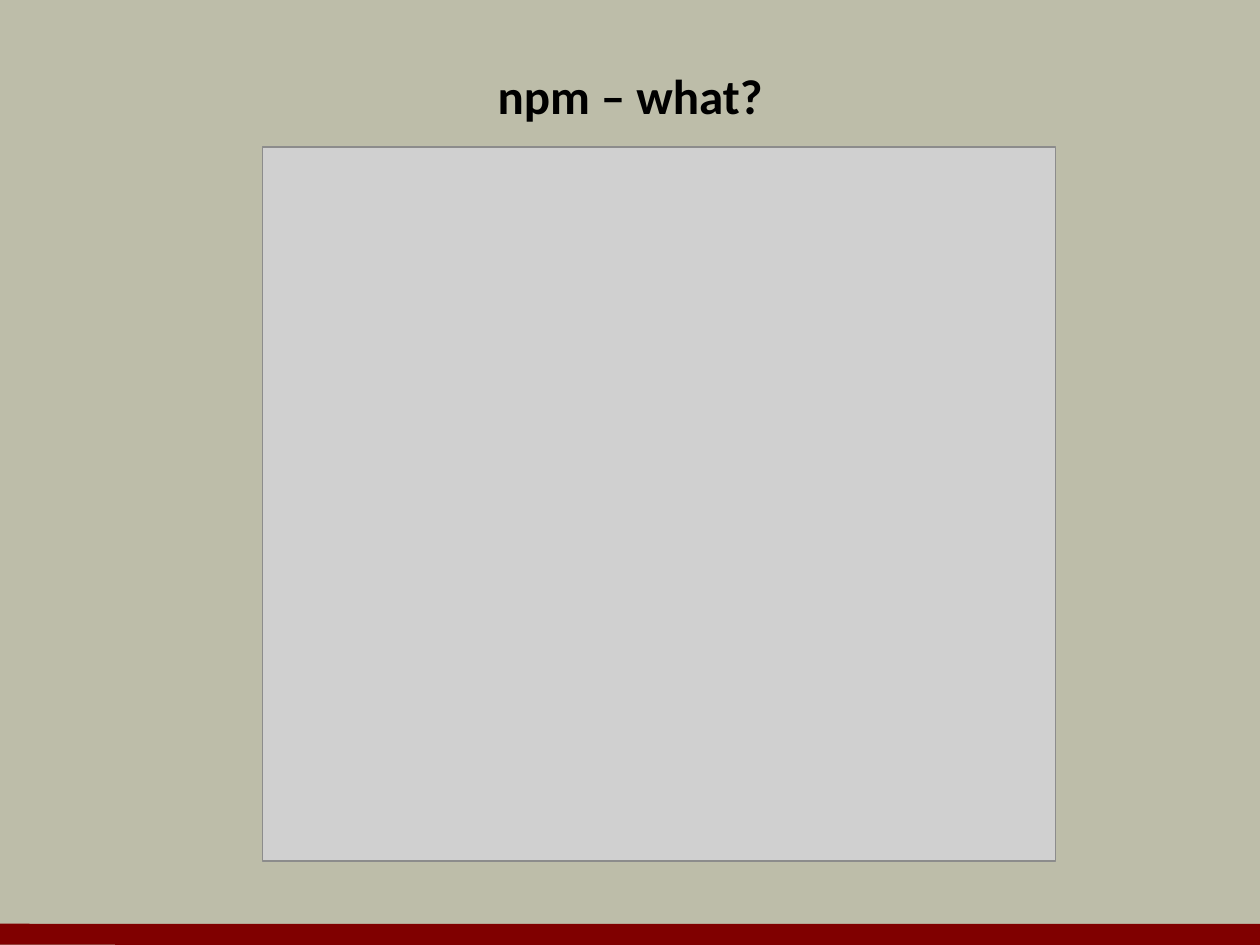
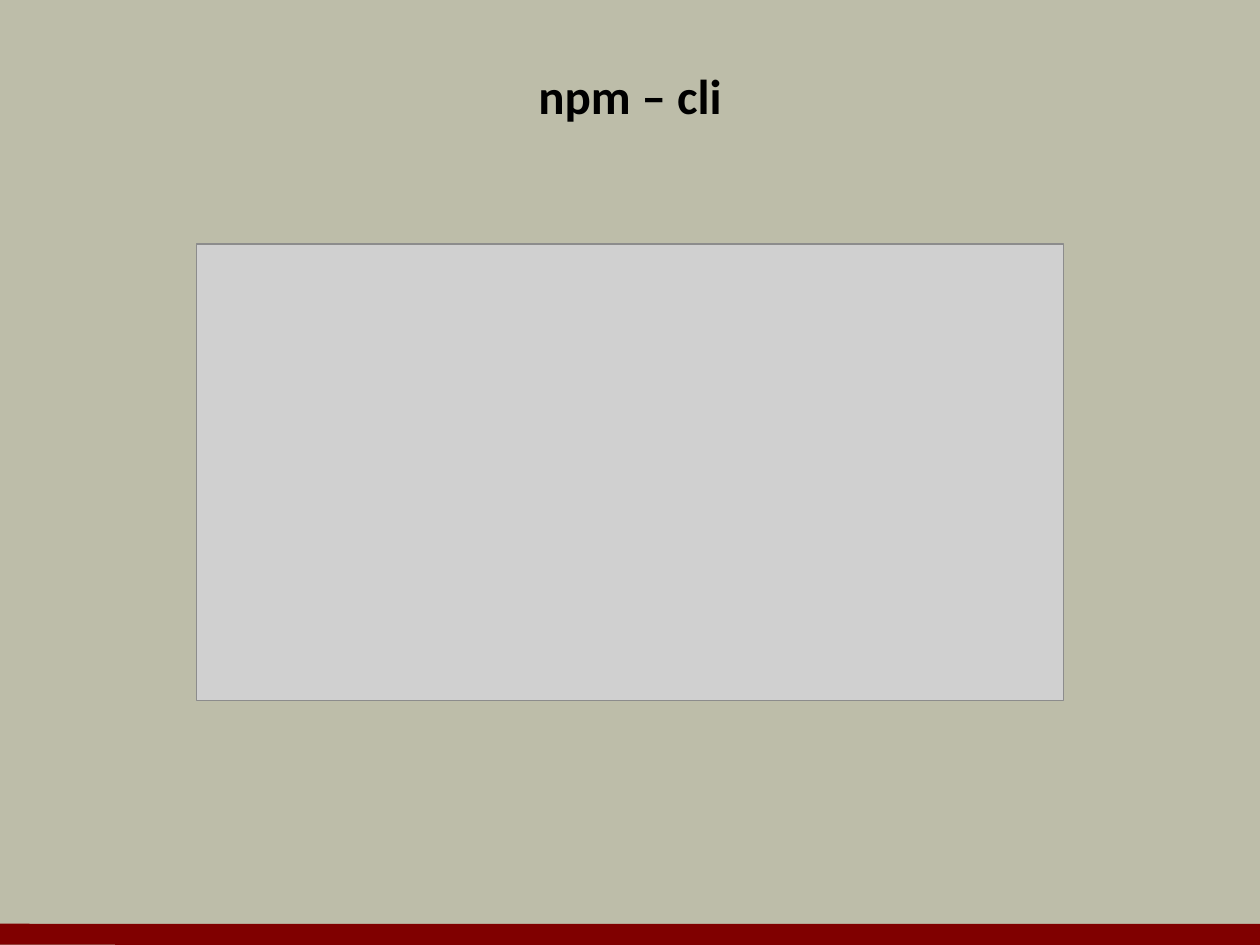
Before and after one commit to OdeToCode/classes, a slide deck: slide 7 of angularjs/slides/a3_nodetools.pptx (slide 6 before the commit). Drawn at 1260x945 pixels with LibreOffice and Linux fonts; fonts in the diff are those of the drawing; grey boxes stand for pictures; background and template pictures are left out. Boxes give left, top, right and bottom in pixels: in the first picture for what was removed or moved away, otherwise in the second. Text is boxed around its words. In the diff, an @@ line names an element or a change of style, - is before the commit and + after.

```diff
--- a/angularjs/slides/a3_nodetools.pptx
+++ b/angularjs/slides/a3_nodetools.pptx
@@ title at [538,79,721,122]: text changed @@
-npm – what?
+npm – cli
@@ picture: place and size @@
-picture at [262,147,1055,862]
+picture at [197,244,1065,701]
```
Also in this commit, not shown: 3 other slides changed, 6 slides added, 1 slide removed.
